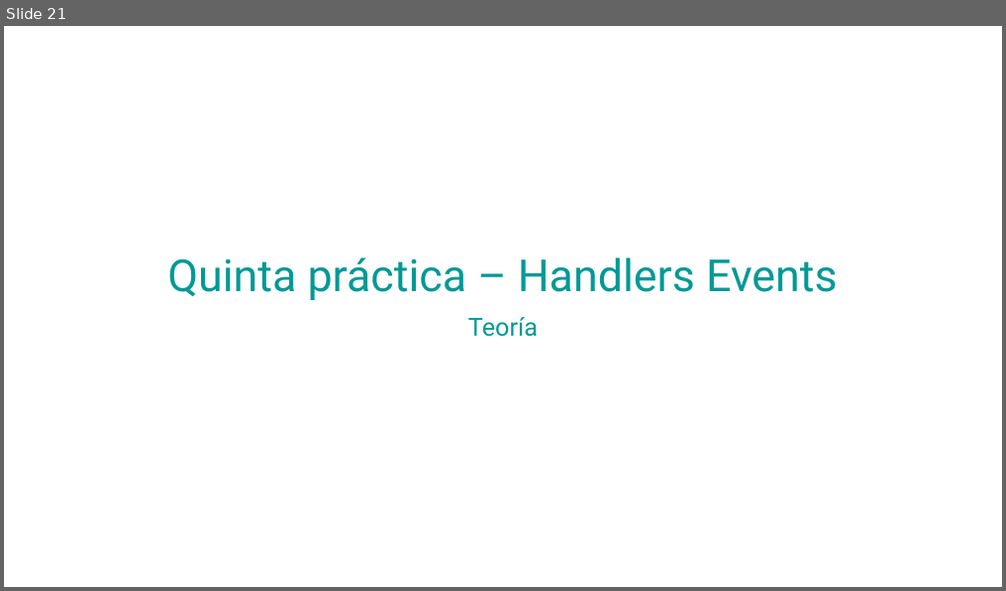
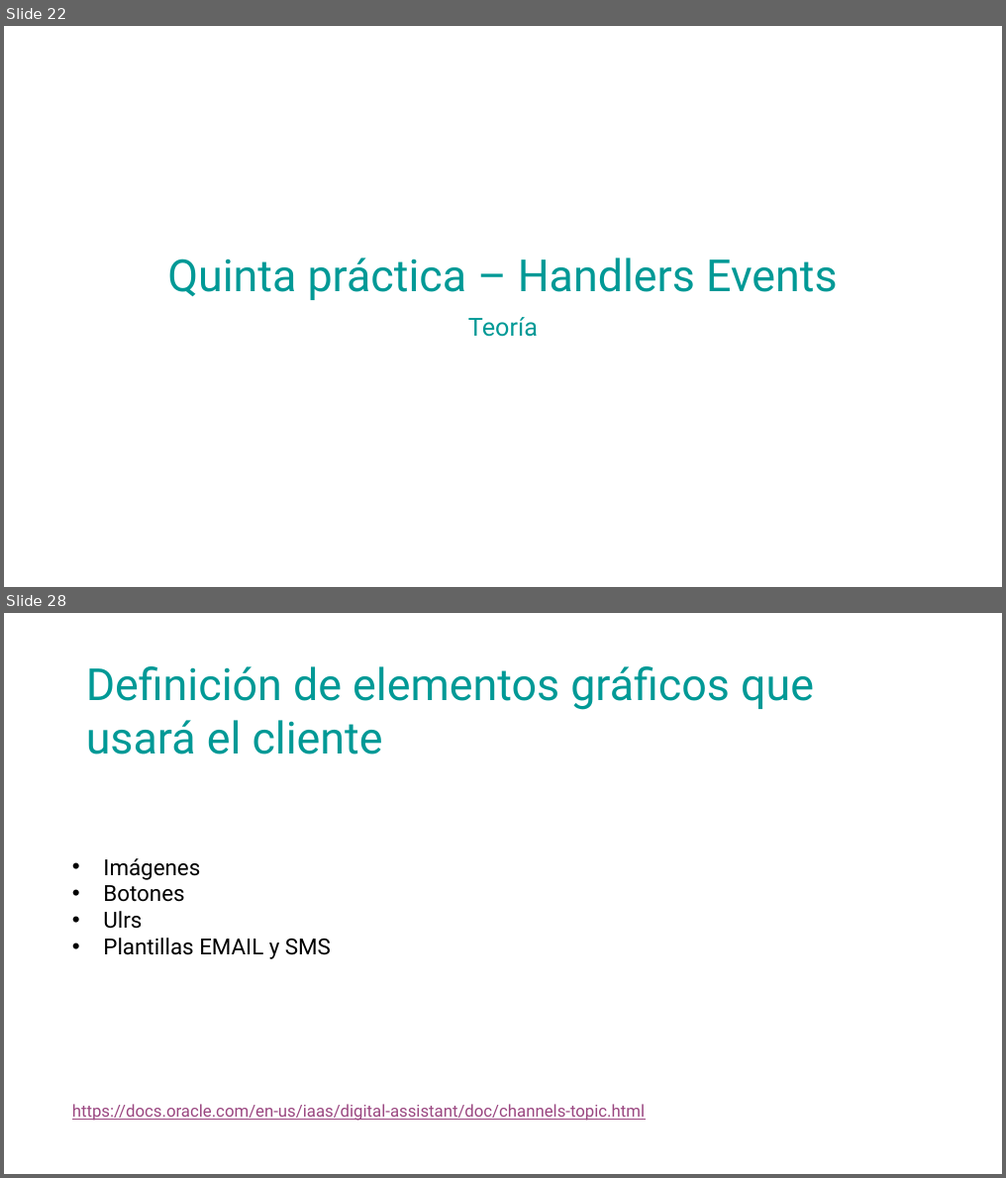
Before and after one commit to bquirino-sps/curso_oda_lapi, a slide deck: curso_ODA.pptx. Shown one above the other, each under a label of ours: slide 21 before the commit, slides 22 and 28 after it; the slides between them are not shown. The pictures are 1006x591 and 1006x1178 pixels, drawn with LibreOffice and Linux fonts; fonts in the diff are those of the drawing; background and template pictures are left out. Boxes give left, top, right and bottom in pixels: in the first picture for what was removed or moved away, otherwise in the second. Text is boxed around its words. In the diff, an @@ line names an element or a change of style, - is before the commit and + after.

```diff
--- a/curso_ODA.pptx
+++ b/curso_ODA.pptx
@@ slide 28 added at (4, 613, 1002, 1174), background picture (left out) @@
@@ text added at (86, 666, 814, 755), 32 pt, text #009996 @@
+Definición de elementos gráficos que usará el cliente
@@ text added at (103, 859, 331, 959), 16 pt, text #000000 @@
+• Imágenes
+• Botones
+• Ulrs
+• Plantillas EMAIL y SMS
@@ text added at (72, 1104, 645, 1121), 12 pt, text #9A4680, underline @@
+https://docs.oracle.com/en-us/iaas/digital-assistant/doc/channels-topic.html
@@ what was slide 21 is now slide 22 @@
```
Also in this commit, not shown: 5 slides changed, 6 other slides added, 6 other files.
